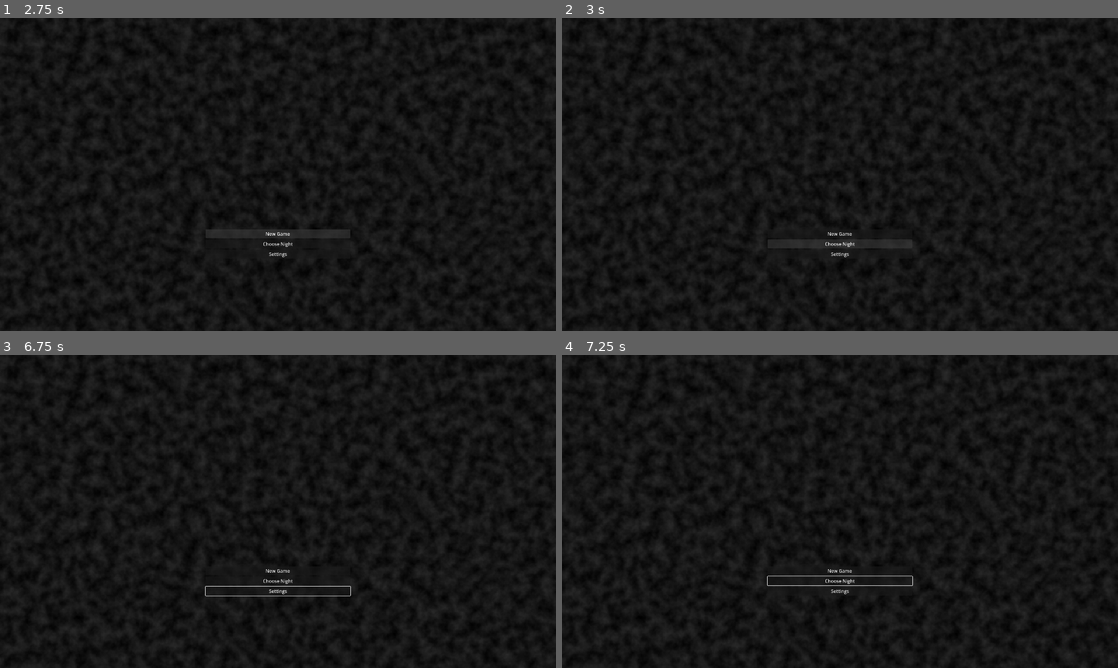
Above: before the commit, frames 1-4 (two rows, left to right).
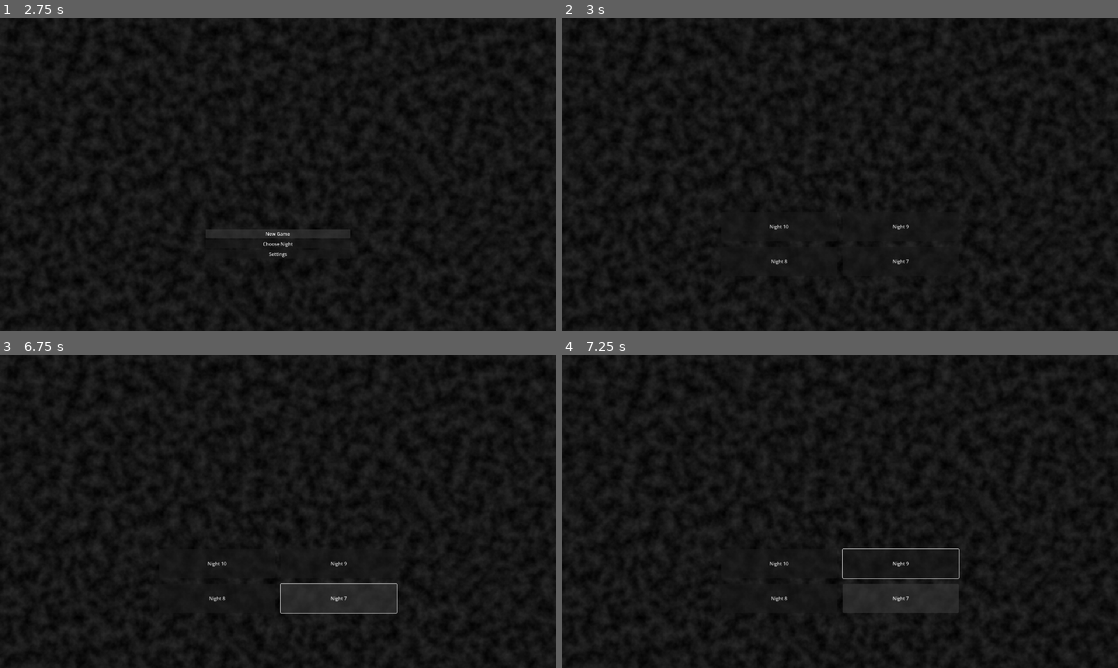
Above: after the commit, the same moments.

Repository: Agecaf/gmtk26-jamgame
Game: Godot game, scene res://main.tscn
Same seed, same stepped clock (60 frames per second), same inputs: the game is played once before the commit and once after it.
Inputs (mouse positions are in pixels of both pictures, inside the frame that each line leads up to):
- Up to frame 1 (2.75 s): click "Settings" at 0.5 s; click "New Game" at 1.25 s; click "New Game" at 2 s
- Up to frame 2 (3 s): click "Choose Night" at 2.75 s
- Up to frame 3 (6.75 s): click "Settings" (after the commit: "Night 10") at 3.5 s; click (339, 564) at 4.25 s, where only the run after the commit has a clickable "Night 9"; click (216, 599) at 5 s, where only the run after the commit has a clickable "Night 8"; click (339, 599) at 5.75 s, where only the run after the commit has a clickable "Night 7"; hold Right (ui_right) from 6.53 s (still down)
- Up to frame 4 (7.25 s): keep holding Right (ui_right); tap Up (ui_up) at 6.77 s

Frame 1 is identical in both runs. In frame 2, 0.3% of the frame differs, in the area x 37-63%, y 66-79%; in frame 3, 0.9%, in the area x 36-72%, y 66-83%; in frame 4, 0.9%.

Commit message:
Main menu links to level select.

Diff:
--- /dev/null
+++ b/menu/main_menu/main_menu.gd
@@ -0,0 +1,13 @@
+extends Control
+
+@onready var new_game_button = %NewGame
+@onready var level_select_button = %LevelSelect
+@onready var settings_button = %Settings
+
+# Initialization
+func _ready() -> void:
+	# Need to wait for parent to register
+	_ready_deferred.call_deferred()
+func _ready_deferred() -> void:
+	# Connect signals
+	level_select_button.pressed.connect(Game.menu.go_to.bind(&"LevelSelectMenu"))
--- a/menu/main_menu/main_menu.tscn
+++ b/menu/main_menu/main_menu.tscn
@@ -1,4 +1,6 @@
 [gd_scene format=3 uid="uid://3lks8nhux2he"]
+
+[ext_resource type="Script" uid="uid://0d1rbsv6l8ja" path="res://menu/main_menu/main_menu.gd" id="1_q6idt"]
 
 [node name="MainMenu" type="Control" unique_id=109957370]
 layout_mode = 3
@@ -7,6 +9,7 @@
 anchor_bottom = 1.0
 grow_horizontal = 2
 grow_vertical = 2
+script = ExtResource("1_q6idt")
 
 [node name="CenterContainer" type="CenterContainer" parent="." unique_id=621733353]
 custom_minimum_size = Vector2(0, 600)
@@ -23,13 +26,16 @@
 layout_mode = 2
 
 [node name="NewGame" type="Button" parent="CenterContainer/VBoxContainer" unique_id=1195911735]
+unique_name_in_owner = true
 layout_mode = 2
 text = "New Game"
 
 [node name="LevelSelect" type="Button" parent="CenterContainer/VBoxContainer" unique_id=1853183185]
+unique_name_in_owner = true
 layout_mode = 2
 text = "Choose Night"
 
-[node name="Button" type="Button" parent="CenterContainer/VBoxContainer" unique_id=723310399]
+[node name="Settings" type="Button" parent="CenterContainer/VBoxContainer" unique_id=723310399]
+unique_name_in_owner = true
 layout_mode = 2
 text = "Settings"
Not shown, added: menu/main_menu/main_menu.gd.uid
